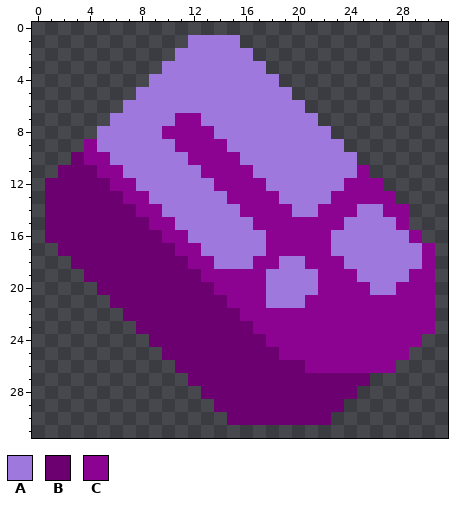
One commit to this pixel-art sprite: sprites/items/living-steel/living-steel.png. The first picture shows the starting point.
The file is 32x32 pixels.
Palette (. is transparent): A #9e78dc  B #6d0071  C #8c0291
Pixels before, first column x 1:
 1 ...........AAAA...............
 2 ..........AAAAAA..............
 3 .........AAAAAAAA.............
 4 ........AAAAAAAAAA............
 5 .......AAAAAAAAAAAA...........
 6 ......AAAAAAAAAAAAAA..........
 7 .....AAAAACCAAAAAAAAA.........
 8 ....AAAAACCCCAAAAAAAAA........
 9 ...CAAAAAACCCCAAAAAAAAA.......
10 ..BCCAAAAAACCCCAAAAAAAAA......
11 .BBBCCAAAAAACCCCAAAAAAAAC.....
12 BBBBBCCAAAAAACCCCAAAAAACCC....
13 BBBBBBCCAAAAAACCCCAAAACCCCC...
14 BBBBBBBCCAAAAAACCCCAACCCAACC..
15 BBBBBBBBCCAAAAAACCCCCCCAAAAC..
16 BBBBBBBBBCCAAAAAACCCCCAAAAAAC.
17 .BBBBBBBBBCCAAAAACCCCCAAAAAAAC
18 ..BBBBBBBBBCCAAACCAACCCAAAAAAC
19 ...BBBBBBBBBCCCCCAAAACCCAAAACC
20 ....BBBBBBBBBCCCCAAAACCCCAACCC
21 .....BBBBBBBBBCCCAAACCCCCCCCCC
22 ......BBBBBBBBBCCCCCCCCCCCCCCC
23 .......BBBBBBBBBCCCCCCCCCCCCCC
24 ........BBBBBBBBBCCCCCCCCCCCC.
25 .........BBBBBBBBBCCCCCCCCCC..
26 ..........BBBBBBBBBBCCCCCCC...
27 ...........BBBBBBBBBBBBBB.....
28 ............BBBBBBBBBBBB......
29 .............BBBBBBBBBB.......
30 ..............BBBBBBBB........
New version:
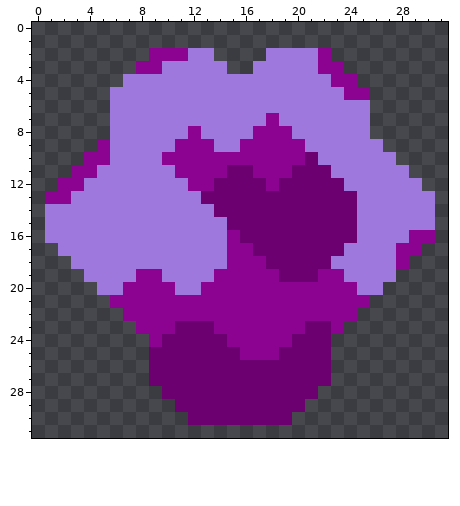
The exact change:
Changed rows in their new state; - is an unchanged pixel.
first column x 1:
 1 -----------....---------------
 2 --------CCC--...-AAAAC--------
 3 -------CC-----..-AAAACC-------
 4 ------AA----------AAAACC------
 5 -----AA------------AAAACC-----
 6 -----A--------------AAAAA-----
 7 ----------AA-----C---AAAA-----
 8 ----.----AA-A---CCC---AAA-----
 9 ---.C--------A-CCCCC---AAA----
10 --.------CC----CCCCCB---AAA---
11 -.CCAA----CC--BBCCCBBB--AAAA--
12 .CCAAAA----CCBBBBCBBBBBAAAAAA-
13 CCAAAAAA----BBBBBBBBBBBBAAAAAA
14 AAAAAAAAA----BBBBBBBBBBB--AAAA
15 AAAAAAAAAA----BBBBBBBBBB---AAA
16 AAAAAAAAAAA---CBBBBBBBBB-----C
17 -AAAAAAAAAAA--CCBBBBBBB----CC.
18 --AAAAAAAAAAA-CC-BBBBBA----C..
19 ---AAAACCAAAA----CBBB--A---...
20 ----AACCCCAAC----CCCC---A-....
21 -----CCCCCCCCC---CCC-----.....
22 ------CCCCCCCCC---------......
23 -------CCC---CCC----BB-.......
24 --------C-----CCC--BBB.......-
25 --------B------CCCBBBB......--
26 --------BB----------BB.....---
27 --------BBB-----------...-----
28 ---------BBB---------...------
29 ----------BBB-------...-------
30 -----------BBB-----...--------
Where, in picture pixels (left, top, right, bottom), the same in both pictures:
changed: (45, 35, 435, 425)
